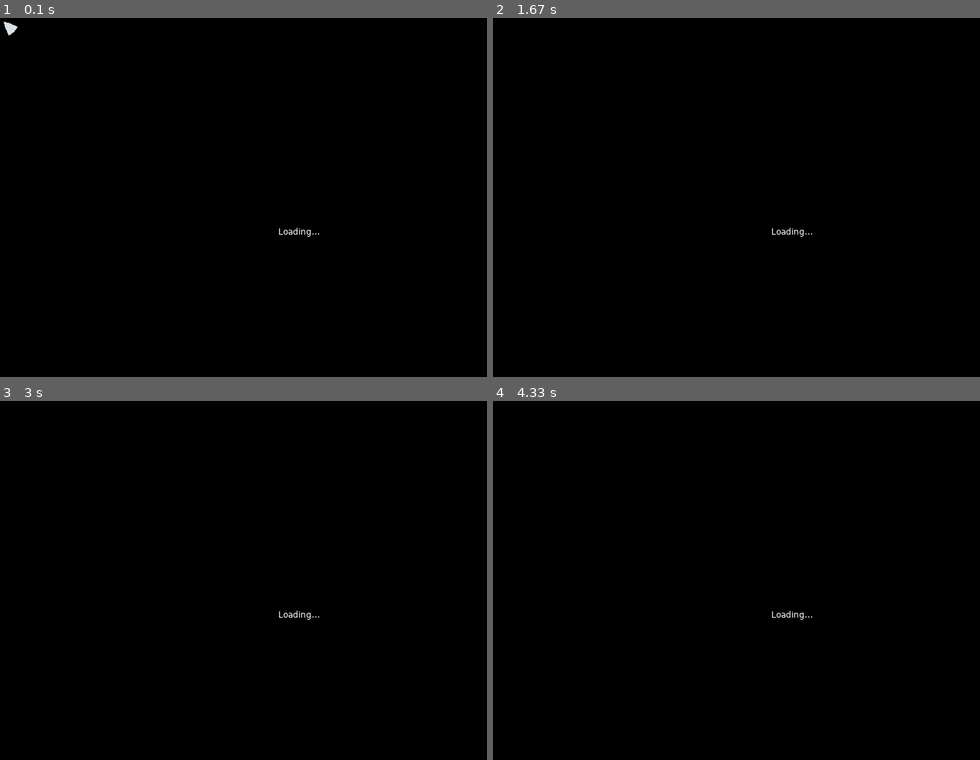
Above: before the commit, frames 1-4 (two rows, left to right).
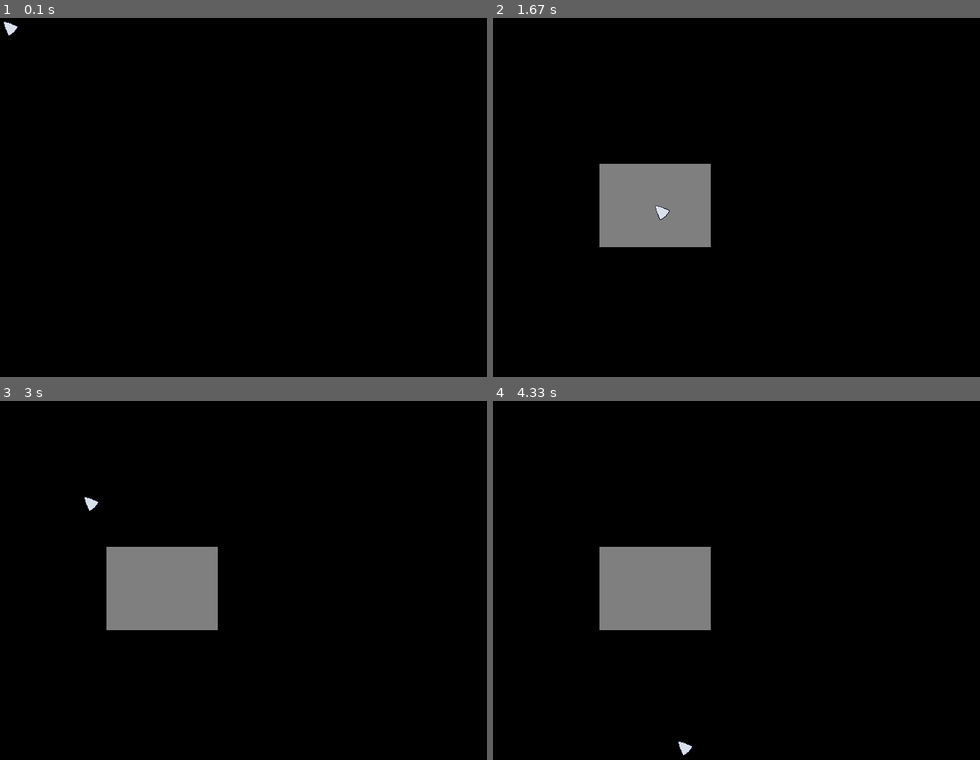
Above: after the commit, the same moments.

Repository: taypexx/Ambisense
Game: LÖVE game, started from main.lua
Two runs of this game, one before a commit and one after it. Both use one fixed random seed, a clock stepped at 60 frames per second and the inputs below.
Inputs (mouse positions are in pixels of both pictures, inside the frame that each line leads up to):
- Up to frame 1 (0.1 s): no input
- Up to frame 2 (1.67 s): right-click (600, 165) at 0.38 s; press the mouse at (653, 204) at 0.7 s; move the mouse to (736, 269) at 0.8 s; release the mouse at (824, 330) at 0.93 s; press the mouse at (653, 204) at 1.03 s; move the mouse to (741, 215) at 1.13 s; release the mouse at (829, 226) at 1.27 s; click (653, 204) at 1.38 s
- Up to frame 3 (3 s): click (112, 541) at 1.72 s; press the mouse at (160, 587) at 2.03 s; move the mouse to (141, 630) at 2.13 s; release the mouse at (121, 673) at 2.27 s; press the mouse at (160, 587) at 2.37 s; move the mouse to (248, 537) at 2.47 s; release the mouse at (340, 487) at 2.6 s; press the mouse at (160, 587) at 2.7 s; move the mouse to (121, 541) at 2.8 s; release the mouse at (82, 497) at 2.93 s
- Up to frame 4 (4.33 s): press the mouse at (653, 587) at 3.03 s; move the mouse to (736, 576) at 3.13 s; release the mouse at (814, 569) at 3.27 s; press the mouse at (653, 587) at 3.37 s; move the mouse to (760, 544) at 3.47 s; release the mouse at (867, 501) at 3.6 s; press the mouse at (653, 587) at 3.7 s; move the mouse to (663, 648) at 3.8 s; release the mouse at (668, 709) at 3.93 s; press the mouse at (653, 587) at 4.03 s; move the mouse to (668, 666) at 4.13 s; release the mouse at (678, 742) at 4.27 s

The runs differ from the first frame. In frame 1, less than 0.1% of the frame differs, in the area x 57-66%, y 58-61%; in frame 2, 5.4%; in frame 3, 5.4%, in the area x 17-66%, y 26-64%; in frame 4, 5.4%.

Commit message:
Scene components logic

Diff:
--- a/engine/assets/sprite_sheet.lua
+++ b/engine/assets/sprite_sheet.lua
@@ -58,7 +58,7 @@
         self.image:release()
     end
     if self.quads then
-        for _,quad in ipairs(self.quads) do
+        for _,quad in pairs(self.quads) do
             quad:release()
         end
     end
--- a/engine/core.lua
+++ b/engine/core.lua
@@ -45,6 +45,10 @@
     cursor = require("engine.input.cursor")
 }
 
+game.ui = {
+    ui_element = require("engine.graphics.ui.ui_element")
+}
+
 --------------------------------------------
 
 game.on_update = event:new()
--- a/engine/graphics/graphics_handler.lua
+++ b/engine/graphics/graphics_handler.lua
@@ -1,3 +1,5 @@
+local utils = game.utils
+
 ---@class graphics_handler
 ---@field last_id integer The ID of the last created scene.
 ---@field scenes table<integer,scene> A dictionary of scenes where ID is the key.
@@ -10,6 +12,50 @@
     currentScene = nil
 }
 graphics_handler.__index = graphics_handler
+
+--- Gets the top most component at the given position or nil if there are none.
+---@param x integer X coordinate to look for the component.
+---@param y integer Y coordinate to look for the component.
+---@return scene_component|nil
+function graphics_handler:get_top_component(x,y)
+    if not self.currentScene then return end
+
+    return utils.reverse_iterate(self.currentScene.components, function (layer, components)
+        for _,component in pairs(components) do
+            if component:does_overlap(x,y) then
+                return component
+            end
+        end
+    end)
+end
+
+--- Fires element enter/leave events based on the current mouse position.
+function graphics_handler:process_mouse_position(x,y,dx,dy)
+    local elem = self:get_top_component(x,y)
+    local prev_elem = self:get_top_component(x-dx,y-dy)
+    if elem == prev_elem then return end
+
+    if elem and elem.on_mouse_enter then
+        elem.on_mouse_enter:fire()
+    end
+    if prev_elem and prev_elem.on_mouse_enter then
+        prev_elem.on_mouse_leave:fire()
+    end
+end
+
+--- Fires on_mouse_down event on elements based on their position.
+function graphics_handler:process_mouse_down(x,y)
+    local elem = self:get_top_component(x,y)
+    if not (elem and elem.on_mouse_down) then return end
+    elem.on_mouse_down:fire(x,y)
+end
+
+--- Fires on_mouse_up event on elements based on their position.
+function graphics_handler:process_mouse_up(x,y)
+    local elem = self:get_top_component(x,y)
+    if not (elem and elem.on_mouse_up) then return end
+    elem.on_mouse_up:fire(x,y)
+end
 
 --- Switches the current scene to the given one.
 --- After switching the game will start rendering it.
@@ -56,10 +102,16 @@
 end
 
 function graphics_handler:init()
-    -- Cursor setup
+    -- Mouse and cursor setup
     love.mouse.setVisible(false)
-    game.mouse:load_cursors()
-    game.mouse:set_cursor("default")
+
+    local mouse = game.mouse
+    mouse:load_cursors()
+    mouse:set_cursor("default")
+
+    mouse.on_move:sub(self.process_mouse_position, self)
+    mouse.on_left_down:sub(self.process_mouse_down, self)
+    mouse.on_left_up:sub(self.process_mouse_up, self)
 end
 
 return graphics_handler
--- a/engine/graphics/scenes/scene.lua
+++ b/engine/graphics/scenes/scene.lua
@@ -1,6 +1,6 @@
 local object = game.types.object
 
----@class scene
+---@class scene:object
 ---@field scene_id integer Unique ID of the scene.
 ---@field name string Unique name of the scene.
 ---@field components table<integer,table<scene_component>> A dictionary with keys set as layers and values set as tables containing scene components.
--- a/engine/graphics/scenes/scene_component.lua
+++ b/engine/graphics/scenes/scene_component.lua
@@ -1,17 +1,22 @@
 local object = game.types.object
 
----@class scene_component
+---@class scene_component:object
 ---@field scene scene Scene of the component.
 ---@field layer integer Layer on which the component will be drawn. 0 is default. Higher values will overlap lower values.
 local scene_component = {
     scene = nil,
-    layer = nil
+    layer = nil,
 }
 scene_component.__index = scene_component
 scene_component.__newindex = game.utils.get_readonly_func({"scene"})
 
 -- Inherits
 setmetatable(scene_component, object)
+
+function scene_component:draw() end
+function scene_component:does_overlap(x,y) end
+function scene_component:get_pixel_position() end
+function scene_component:get_pixel_size() end
 
 --- Creates a new scene component.
 ---@param scene scene Scene to add this component to.
--- a/engine/graphics/ui/ui_element.lua
+++ b/engine/graphics/ui/ui_element.lua
@@ -1,24 +1,159 @@
 local scene_component = game.scenes.scene_component
+local event = game.event
+local utils = game.utils
 
----@class ui_element
+---@class ui_element:scene_component
+---@field x number X position inside the parent where 0 - the left most pixel, 1 - the right most pixel, 0.5 - center.
+---@field y number Y position inside the parent where 0 - the top most pixel, 1 - the bottom most pixel, 0.5 - center.
+---@field width number Width where 0 covers 0% of the parent's width, 1 covers 100% of the parent's width.
+---@field active boolean True if the element is visible and can be interacted, otherwise false.
+---@field transparency number Transparency where 0 - fully visible, 1 - fully transparent,
+---@field height number Height where 0 covers 0% of the parent's height, 1 covers 100% of the parent's height.
+---@field parent ui_element|scene|nil Parent UI element. To change use ui_element:set_parent().
+---@field children table<ui_element> Children UI elements.
+---@field mouse_overlap boolean True if the mouse is on the element, false if the mouse is outside.
+---@field on_mouse_enter event Fires when the mouse enters the element.
+---@field on_mouse_leave event Fires when the mouse leaves the element.
 local ui_element = {
-    -- figure out position and size calculations
-    -- also figure out parenting (will be used for ui only)
+    x = nil,
+    y = nil,
+
+    width = nil,
+    height = nil,
+
+    active = nil,
+    transparency = nil,
+
+    parent = nil,
+    children = nil,
+
+    mouse_overlap = nil,
+    on_mouse_enter = nil,
+    on_mouse_leave = nil,
+    on_mouse_down = nil,
+    on_mouse_up = nil
 }
 ui_element.__index = ui_element
-ui_element.__newindex = game.utils.get_readonly_func({""})
+ui_element.__newindex = utils.get_readonly_func({"on_mouse_enter", "on_mouse_leave"})
 
 -- Inherits
 setmetatable(ui_element, scene_component)
 
+--- Base method that needs to be replaced by inheriting classes.
+function ui_element:draw()
+    if not self.active then return end
+
+    local x,y = self:get_pixel_position()
+    local width,height = self:get_pixel_size()
+
+    utils.apply_transparency(self.transparency)
+    love.graphics.rectangle("fill", x, y, width, height)
+    utils.reset_color()
+end
+
+--- Tells whether the given position overlaps with the element.
+---@param x integer X position to check.
+---@param y integer Y position to check.
+---@return boolean
+function ui_element:does_overlap(x,y)
+    local ox,oy = self:get_pixel_position()
+    local width,height = self:get_pixel_size()
+
+    return x >= ox and x <= ox + width and y >= oy and y <= oy + height
+end
+
+--- Gets the pixel position to render the element.
+---@return integer,integer
+function ui_element:get_pixel_position()
+    local x = 0
+    local y = 0
+
+    if self.parent then
+        local px,py
+        local pw,ph
+        if self.parent.parent then
+            px,py = self.parent:get_pixel_position()
+            pw,ph = self.parent:get_pixel_size()
+        else
+            px,py = 0,0
+            pw,ph = love.graphics.getPixelWidth(),love.graphics.getPixelHeight()
+        end
+        x = px + pw * self.x
+        y = py + ph * self.y
+    end
+    return x,y
+end
+
+--- Gets the pixel size to render the element.
+---@return integer,integer
+function ui_element:get_pixel_size()
+    local width = 0
+    local height = 0
+
+    if self.parent then
+        local pw,ph
+        if self.parent.parent then
+            pw,ph = self.parent:get_pixel_size()
+        else
+            pw,ph = love.graphics.getPixelWidth(),love.graphics.getPixelHeight()
+        end
+        width = pw * self.width
+        height = ph * self.height
+    end
+    return width,height
+end
+
+--- Sets the parent of the UI element.
+---@param parent ui_element|scene|nil New parent. This element will not render new parent is nil.
+function ui_element:set_parent(parent)
+    local prev_parent = self.parent
+    if prev_parent == parent then return end
+
+    if prev_parent and prev_parent.children then
+        local prev_child_i = utils.table_find(prev_parent.children, self)
+        if prev_child_i then
+            table.remove(prev_parent.children, prev_child_i)
+        end
+    end
+
+    self.parent = parent
+    if parent and parent.children then
+        table.insert(parent.children, self)
+    end
+end
+
 --- Creates a new UI element.
 ---@param scene scene Scene to add this element to.
 ---@param layer integer|nil Initial layer to draw the component on. Should be 1000 or higher. Default is 1000.
+---@param x number|nil X position on the screen from 0 to 1. Default is 0.
+---@param y number|nil Y position on the screen where 0 to 1. Default is 0.
+---@param width number|nil Width from 0 to 1. Default is 0.5.
+---@param height number|nil Height from 0 to 1. Default is 0.5.
+---@param parent ui_element|scene|nil Initial parent of the UI element.
 ---@return ui_element|nil
-function ui_element:new(scene, layer)
+function ui_element:new(scene, layer, x, y, width, height, parent)
     if not scene then game.error("Cannot create a new UI element: scene was not provided.") return end
 
     local new = setmetatable(scene_component:new(scene,layer or 1000), self)
+
+    new.x = (x and utils.clamp(x, 0, 1)) or 0
+    new.y = (y and utils.clamp(y, 0, 1)) or 0
+
+    new.width = (width and utils.clamp(width, 0, 1)) or 0.5
+    new.height = (height and utils.clamp(height, 0, 1)) or 0.5
+
+    new.active = true
+    new.transparency = 0.5
+
+    new.mouse_overlap = false
+    new.on_mouse_enter = event:new()
+    new.on_mouse_leave = event:new()
+    new.on_mouse_down = event:new()
+    new.on_mouse_up = event:new()
+
+    new:set_parent(parent)
+    new.children = {}
+
     return new
 end
 
--- a/engine/input/cursor.lua
+++ b/engine/input/cursor.lua
@@ -1,6 +1,6 @@
 local object = game.types.object
 
----@class cursor
+---@class cursor:object
 ---@field name string Name of the cursor.
 ---@field sprite sprite Sprite of the cursor.
 ---@field x_hot integer X hot spot coordinate of the cursor in pixels.
--- a/engine/input/mouse.lua
+++ b/engine/input/mouse.lua
@@ -4,15 +4,19 @@
 ---@field cursors table<string,cursor> All cached cursors. Key is the cursor name.
 ---@field current_cursor cursor The current cursor that is being rendered on the screen.
 ---@field cursor_visible boolean Visibility of the cursor. True is visible, false is hidden.
----@field on_left_down event Fires when the left mouse button is pressed. Arguments: x:integer - X coordinate of the mouse press. y:integer - Y coordinate of the mouse press.
----@field on_right_down event Fires when the right mouse button is pressed. Arguments: x:integer - X coordinate of the mouse press. y:integer - Y coordinate of the mouse press.
----@field on_left_up event Fires when the left mouse button is released. Arguments: x:integer - X coordinate of the mouse release. y:integer - Y coordinate of the mouse release.
----@field on_right_up event Fires when the right mouse button is released. Arguments: x:integer - X coordinate of the mouse release. y:integer - Y coordinate of the mouse release.
+---@field current_ui_element ui_element Current UI element that the mouse is pointing at.
+---@field on_left_down event Fires when the left mouse button is pressed. Arguments: x:integer| y:integer.
+---@field on_right_down event Fires when the right mouse button is pressed. Arguments: x:integer | y:integer.
+---@field on_left_up event Fires when the left mouse button is released. Arguments: x:integer | y:integer.
+---@field on_right_up event Fires when the right mouse button is released. Arguments: x:integer | y:integer.
+---@field on_move event Fires when the mouse moves. Arguments: x:integer | y:integer | dx:integer - how many pixels has the mouse moved horizontally | dy - how many pixels has the mouse moved vertically.
 ---@field on_wheel_move event Fires when the mouse wheel moves. Arguments: y:integer - The amount of pixels the mouse has scrolled.
 local mouse = {
     cursors = {},
     current_cursor = nil,
     cursor_visible = true,
+
+    current_ui_element = nil,
 
     on_left_down = event:new(),
     on_left_up = event:new(),
@@ -20,7 +24,8 @@
     on_right_down = event:new(),
     on_right_up = event:new(),
 
-    on_wheel_move = event:new(),
+    on_move = event:new(),
+    on_wheel_move = event:new()
 }
 mouse.__index = mouse
 mouse.__newindex = game.utils.get_readonly_func({"on_left_down", "on_left_up", "on_right_down", "on_right_up", "on_wheel_move"})
@@ -45,7 +50,7 @@
 
     self.cursors = {}
 
-    for _,cursor_file_name in ipairs(love.filesystem.getDirectoryItems("assets/sprites/cursors")) do
+    for _,cursor_file_name in pairs(love.filesystem.getDirectoryItems("assets/sprites/cursors")) do
         local cursor = game.input.cursor:new(cursor_file_name)
         if cursor then
             self.cursors[cursor.name] = cursor
@@ -69,6 +74,10 @@
     end
 end
 
+function love.mousemoved(x,y,dx,dy)
+    mouse.on_move:fire(x,y,dx,dy)
+end
+
 function love.wheelmoved(x, y)
     mouse.on_wheel_move:fire(y)
 end
--- a/engine/substrate/log.lua
+++ b/engine/substrate/log.lua
@@ -9,7 +9,7 @@
 ---@param level integer|nil Level of the log message. 0 = info, 1 = warning, 2 = error.
 ---@param tag string|nil Title of the log message. Preferably in caps.
 return function(msg, level, tag)
-    if not msg then return end
+    if not msg then msg = "nil" end
     level = level or 0
     tag = tag or default_tags[level]
 
--- a/engine/substrate/utils.lua
+++ b/engine/substrate/utils.lua
@@ -10,7 +10,7 @@
     if #fields == 0 then game.error("Cannot create a read-only function: fields table is empty.") return end
 
     return function (t, k, v)
-        for _,field in ipairs(fields) do
+        for _,field in pairs(fields) do
             if k == field and t[k] ~= nil then  -- Skip if the field wasn't assigned yet (nil).
                 game.error(string.format("Attempt to modify a read-only field \"%s\".", k))
                 return
@@ -53,4 +53,59 @@
     return t
 end
 
+--- Clamps the given value between min and max.
+---@param x number The number to clamp.
+---@param min number Minimum value allowed.
+---@param max number Maximum value allowed.
+---@return number x_clamped Clamped value.
+function utils.clamp(x, min, max)
+    if x < min then
+        return min
+    elseif x > max then
+        return max
+    end
+    return x
+end
+
+--- Applies transparency on the current drawing color.
+--- @param transparency number Number from 0 to 1. 0 - fully visible, 1 - fully transparent.
+function utils.apply_transparency(transparency)
+    local r,g,b,a = love.graphics.getColor()
+    love.graphics.setColor(r,g,b,a * transparency)
+end
+
+--- Resets the current drawing color to white.
+function utils.reset_color()
+    love.graphics.setColor(1,1,1,1)
+end
+
+local reverse_keys_cache = {}
+
+--- Iterates through the dictionary and calls the function for every pair. Returns the first non-nil result from the function.
+---@param dict table A dictionary to reverse (based on its keys).
+---@param func function A function to be called for every pair. Key and value will be provided as arguments.
+---@return any
+function utils.reverse_iterate(dict, func)
+    -- Clear previous keys without deleting the table (no GC pressure)
+    for i = 1, #reverse_keys_cache do reverse_keys_cache[i] = nil end
+
+    -- Extract keys
+    local count = 0
+    for k in pairs(dict) do
+        count = count + 1
+        reverse_keys_cache[count] = k
+    end
+
+    -- Sort (Lua's table.sort is highly optimized when not creating new functions)
+    table.sort(reverse_keys_cache, function(a, b) return a > b end)
+
+    -- Use a standard numeric loop instead of an iterator function
+    for i = 1, count do
+        local k = reverse_keys_cache[i]
+        local v = dict[k]
+        local res = func(k,v)
+        if res then return res end
+    end
+end
+
 return utils
--- a/engine/types/event.lua
+++ b/engine/types/event.lua
@@ -1,38 +1,51 @@
----@class event
----@field funcs table A table of functions to be called when the event gets fired.
----@field once_funcs table A table of functions that will be unsubscribed once they are called.
+---@class event:object
+---@field funcs table<function> A table of functions to be called when the event gets fired.
+---@field once_funcs table<function> A table of functions that will be unsubscribed once they are called.
+---@field before_args table<function,table> A dictionary with keys being subscribed functions and values being tables containing their additional argumnents that get passed before the event arguments.
 local event = {
     funcs = nil,
-    once_funcs = nil
+    once_funcs = nil,
+    before_args = nil
 }
 event.__index = event
 
 --- Fires the event and calls all its functions.
 --- @param ... any|nil Arguments to be provided to the functions.
 function event:fire(...)
-    for _,func in ipairs(self.funcs) do
+    for _,func in pairs(self.funcs) do
         local once_i = game.utils.table_find(self.once_funcs, func)
         if once_i then
             table.remove(self.once_funcs, once_i)
             self:unsub(func)
         end
-        func(...)
+
+        local before_args = self.before_args[func]
+        if before_args then
+            func(unpack(before_args),...)
+        else
+            func(...)
+        end
     end
 end
 
 --- Subscribes the function to the event.
 --- Once it gets fired, it gets immediately unsubscribed.
----@param func function
-function event:sub_once(func)
+---@param func function A function to subcribe.
+---@param ... any Arguments to provide before the event arguments.
+function event:sub_once(func, ...)
     table.insert(self.once_funcs, func)
-    self:sub(func)
+    self:sub(func, ...)
 end
 
 --- Subcribes the function to the event.
 --- Will be called every time the event fires.
 ---@param func function A function to subcribe.
-function event:sub(func)
+---@param ... any Arguments to provide before the event arguments.
+function event:sub(func, ...)
     table.insert(self.funcs, func)
+    if select("#", ...) > 0 then
+        self.before_args[func] = {...}
+    end
 end
 
 --- Unsubcribes the function from the event.
@@ -45,6 +58,9 @@
     local found = i~=nil
     if found then
         table.remove(self.funcs, i)
+        if self.before_args[func] then
+            self.before_args[func] = nil
+        end
     end
 
     return found
@@ -55,7 +71,8 @@
 function event:new()
     local new = setmetatable({
         funcs = {},
-        once_funcs = {}
+        once_funcs = {},
+        before_args = {}
     }, self)
 
     return new
--- a/src/run.lua
+++ b/src/run.lua
@@ -1,23 +1,42 @@
 -- Main function of the game (outside of engine code)
 
-local scene = require("engine.graphics.scenes.scene")
-local scene_component = require("engine.graphics.scenes.scene_component")
+local scene = game.scenes.scene
+local mouse = game.mouse
 
 return function()
 
     game.log("Game started.")
 
-    local scene = scene:new("Main")
+    local main_scene = scene:new("Main")
+    game.graphics_handler:switch_scene(main_scene)
 
-    game.mouse.on_left_down:sub(function()
-        if game.mouse.current_cursor.name == "default" then
-            game.mouse:set_cursor("test")
-        else
-            game.mouse:set_cursor("default")
-        end
-    end)
+    local layer = 1000
 
-    game.mouse.on_right_down:sub(function()
-        game.mouse.cursor_visible = not game.mouse.cursor_visible
+    mouse.on_right_down:sub(function()
+        local elem = game.ui.ui_element:new(
+            main_scene, layer,
+            mouse:getX() / love.graphics.getPixelWidth(),
+            mouse:getY() / love.graphics.getPixelHeight(),
+            0.2,0.2
+        )
+        elem:set_parent(main_scene)
+
+        local x,y = elem:get_pixel_position()
+        local w,h = elem:get_pixel_size()
+
+        elem.on_mouse_enter:sub(function ()
+            game.log("Mouse enter "..elem.object_id)
+        end)
+        elem.on_mouse_leave:sub(function ()
+            game.log("Mouse leave "..elem.object_id)
+        end)
+        elem.on_mouse_down:sub(function ()
+            game.log("Mouse down "..elem.object_id)
+        end)
+        elem.on_mouse_up:sub(function ()
+            game.log("Mouse up "..elem.object_id)
+        end)
+
+        layer = layer + 1
     end)
 end
